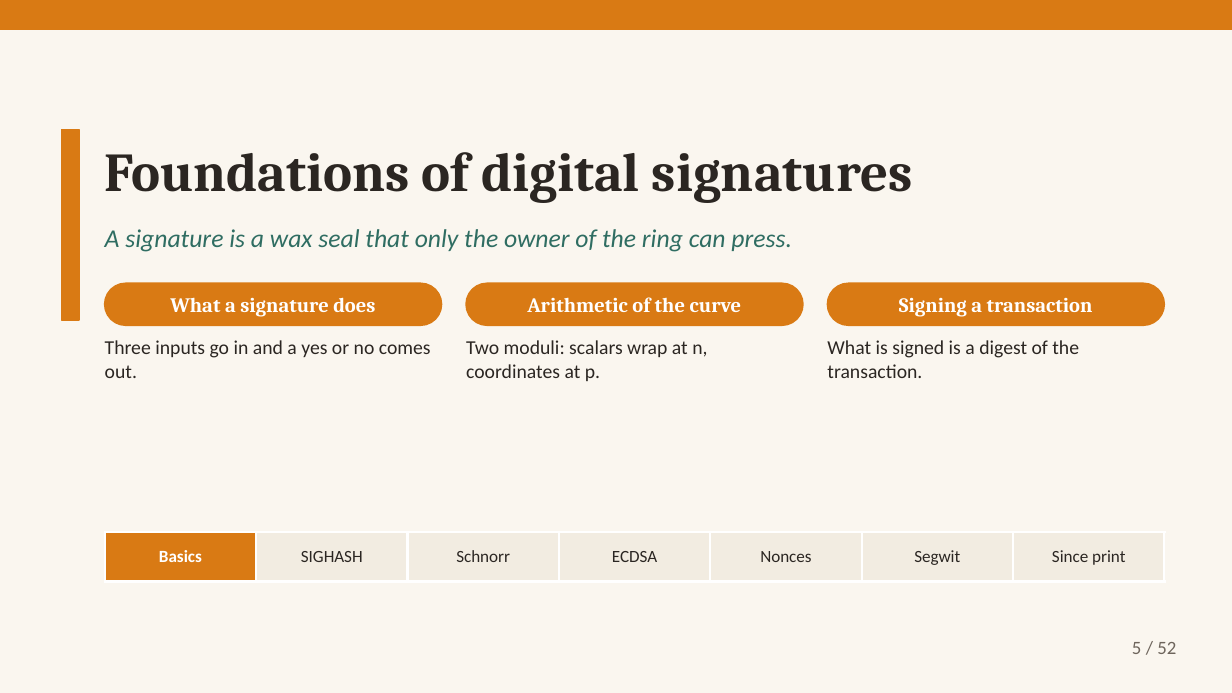
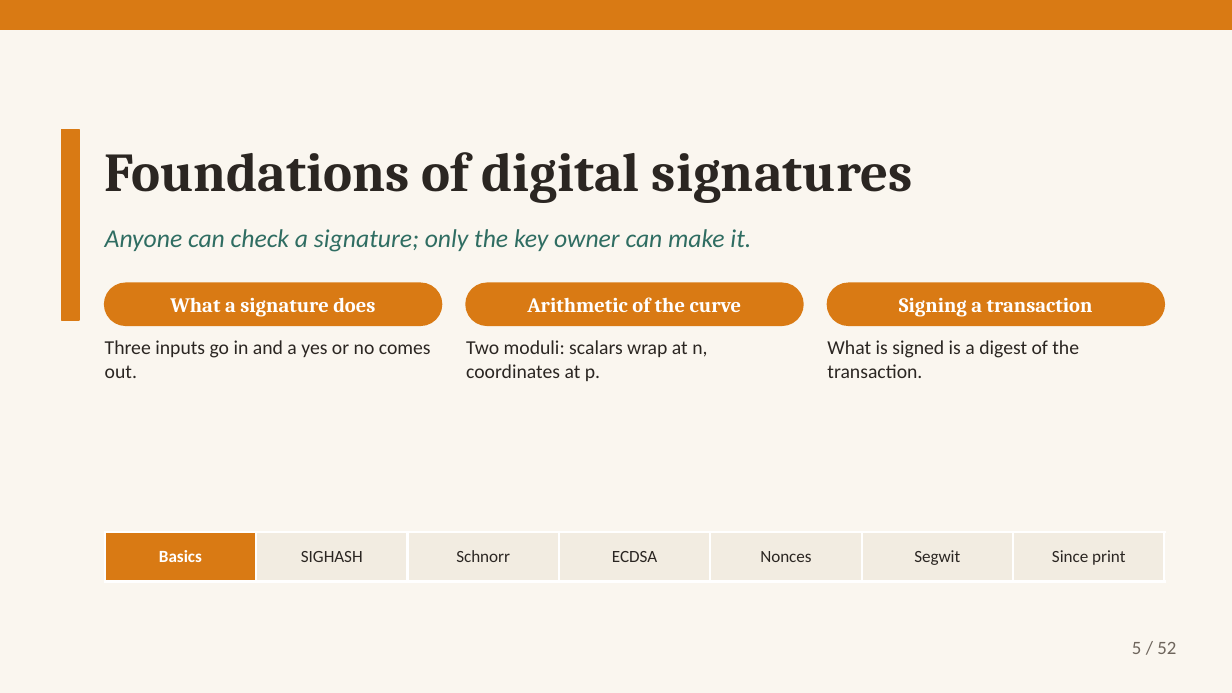
Before and after one commit to altunelyusuf/SEN0401, a slide deck: slide 5 of 03-materials/ch08/SEN0401_Ch08_DigitalSignatures_3e_v2_4_0.pptx. Drawn at 1232x693 pixels with LibreOffice and Linux fonts; fonts in the diff are those of the drawing. Boxes give left, top, right and bottom in pixels: in the first picture for what was removed or moved away, otherwise in the second. Text is boxed around its words. In the diff, an @@ line names an element or a change of style, - is before the commit and + after.

```diff
--- a/03-materials/ch08/SEN0401_Ch08_DigitalSignatures_3e_v2_4_0.pptx
+++ b/03-materials/ch08/SEN0401_Ch08_DigitalSignatures_3e_v2_4_0.pptx
@@ text at (105, 229, 751, 252): text changed @@
-A signature is a wax seal that only the owner of the ring can press.
+Anyone can check a signature; only the key owner can make it.
```
Also in this commit, not shown: 6 other slides changed, 3 other files.
